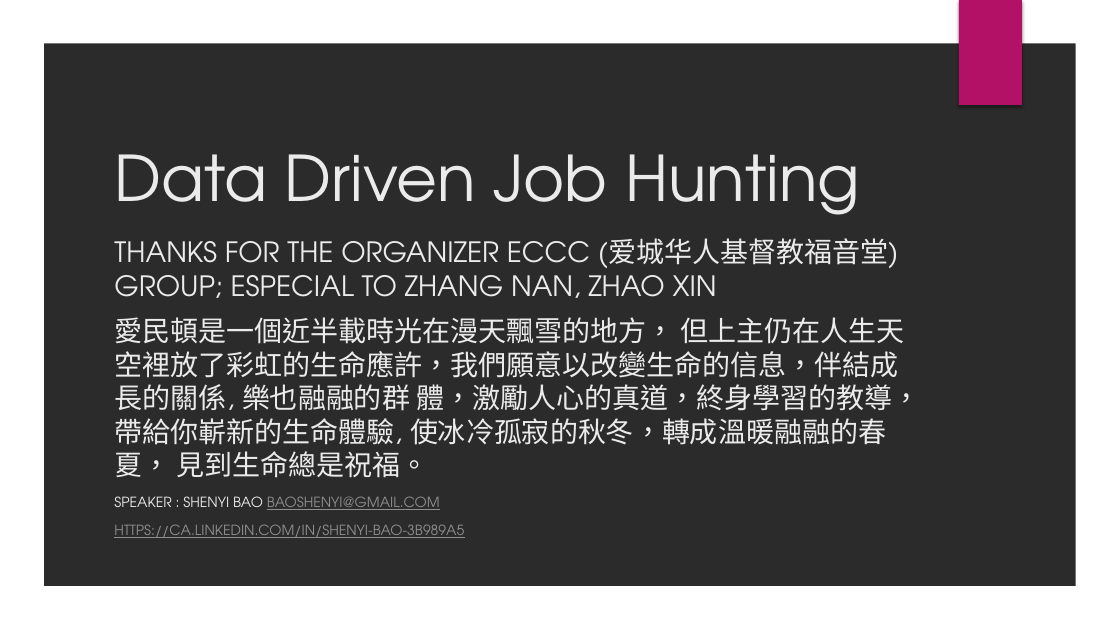
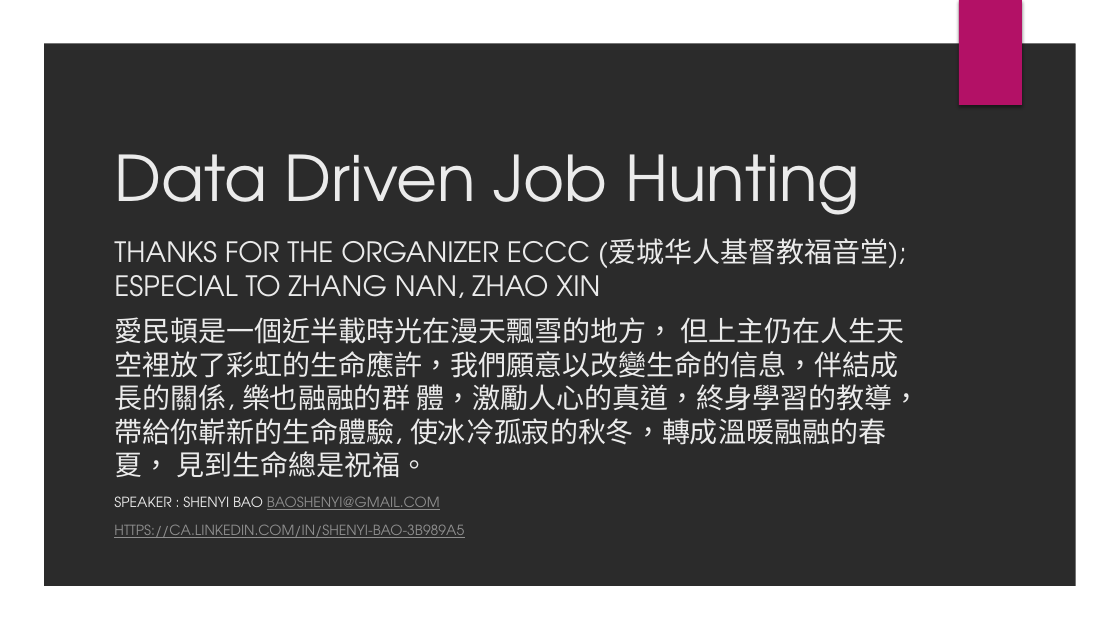
Before and after one commit to Predator-Z/DataDrivenJobHunting, a slide deck: slide 1 of DataDrivenJobHunting.pptx. Drawn at 1120x630 pixels with LibreOffice and Linux fonts; fonts in the diff are those of the drawing; background and template pictures are left out; a plain dark background stands for a picture behind light text. Boxes give left, top, right and bottom in pixels: in the first picture for what was removed or moved away, otherwise in the second. Text is boxed around its words. In the diff, an @@ line names an element or a change of style, - is before the commit and + after.

```diff
--- a/DataDrivenJobHunting.pptx
+++ b/DataDrivenJobHunting.pptx
@@ subtitle at bbox=[114, 238, 906, 298]: text changed @@
-THANKS FOR THE ORGANIZER ECCC (爱城华人基督教福音堂) GROUP; ESPECIAL TO ZHANG NAN, ZHAO XIN
+THANKS FOR THE ORGANIZER ECCC (爱城华人基督教福音堂); ESPECIAL TO ZHANG NAN, ZHAO XIN
```
Also in this commit, not shown: 1 other slide changed.
